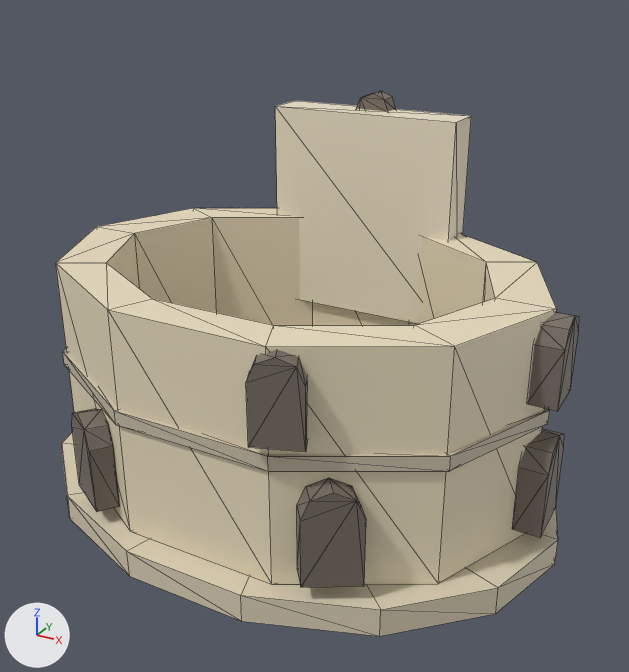
Two versions of the glTF model public/studio/v2.15.0/d_colosseum/model.glb, one commit apart.
Rendered twice from a camera (50 mm lens) standing at (4.55, -7.86, 5.97) and looking at (0.15, 0.14, 1.97). Every picture has the same lights, and +X, +Y and +Z are marked at lower left. The first picture is the older version. Mesh edges are drawn as thin lines. Where no turn or scale is listed for an object, it has been applied to the vertices.

In view in the first picture: 'part0', 'part1', 'part10', 'part11', 'part13', 'part2', 'part4', 'part8', 'part9' and 1 more.
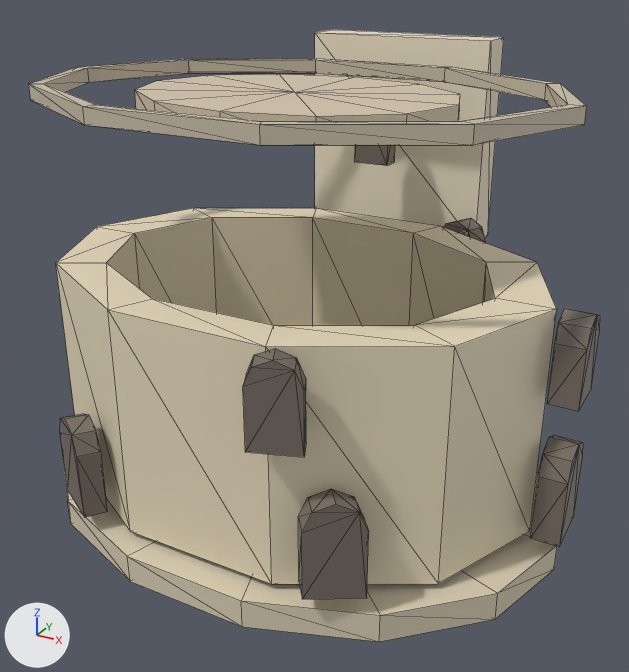
What differs and where, as boxes (x1, y1, x2, y2) in the pictures (629 x 672 px):
'part13', moved
    before: (275, 101, 471, 324)
    after: (315, 30, 504, 237)
'part2', moved
    before: (63, 349, 550, 472)
    after: (29, 59, 587, 145)
'part0', moved
    before: (62, 432, 558, 636)
    after: (63, 458, 557, 642)
'part3', moved (not visible before)
    after: (135, 74, 460, 121)
'part9', moved
    before: (297, 478, 366, 587)
    after: (298, 489, 369, 599)
'part4', moved
    before: (512, 428, 564, 538)
    after: (531, 435, 583, 547)
'part11', moved
    before: (528, 312, 579, 411)
    after: (547, 308, 600, 411)
'part8', moved
    before: (72, 409, 120, 512)
    after: (60, 414, 108, 518)

What changed in the scene script:
```text
Change me_geometry_0:
    used by ob_part0; location = (0.0, 0.0, 0.0)
    remove me_geometry_0.from_pydata(...)  # 30 vertices, 56 faces; spans x -3.15..3.15, y -2.33..2.33, z 0.0..0.32
    add me_geometry_0.from_pydata(...)  # 30 vertices, 56 faces; spans x -3.15..3.15, y -2.33..2.33, z -0.07..0.25
    me_geometry_0 part 1: the whole mesh is moved by (0.0, 0.0, -0.07)
Change me_geometry_2:
    used by ob_part2; location = (0.0, 0.0, 0.0)
    remove me_geometry_2.from_pydata(...)  # 40 vertices, 80 faces; spans x -2.9..2.9, y -2.1..2.1, z 1.64..1.8
    add me_geometry_2.from_pydata(...)  # 40 vertices, 80 faces; spans x -2.9..2.9, y -2.1..2.1, z 4.61..4.77
    me_geometry_2 part 2: the whole mesh is moved by (0.0, 0.0, 2.97)
Change me_geometry_3:
    used by ob_part3; location = (0.0, 0.0, 0.0)
    remove me_geometry_3.from_pydata(...)  # 26 vertices, 48 faces; spans x -1.75..1.75, y -1.33..1.33, z 0.4..0.64
    add me_geometry_3.from_pydata(...)  # 26 vertices, 48 faces; spans x -1.75..1.75, y -1.33..1.33, z 4.45..4.69
    me_geometry_3 part 3: the whole mesh is moved by (0.0, 0.0, 4.05)
Change me_geometry_4:
    used by ob_part4; location = (0.0, 0.0, 0.0)
    remove me_geometry_4.from_pydata(...)  # 14 vertices, 24 faces; spans x 2.73..3.03, y -0.3..0.3, z 0.5..1.55
    add me_geometry_4.from_pydata(...)  # 14 vertices, 24 faces; spans x 2.928..3.228, y -0.3..0.3, z 0.457..1.507
    me_geometry_4 part 4: the whole mesh is moved by (0.198, 0.0, -0.043)
Change me_geometry_8:
    used by ob_part8; location = (0.0, 0.0, 0.0)
    remove me_geometry_8.from_pydata(...)  # 14 vertices, 24 faces; spans x -1.775..-1.105, y -2.144..-1.647, z 0.5..1.55
    add me_geometry_8.from_pydata(...)  # 14 vertices, 24 faces; spans x -1.854..-1.184, y -2.248..-1.751, z 0.466..1.516
    me_geometry_8 part 5: the whole mesh is moved by (-0.079, -0.104, -0.034)
Change me_geometry_9:
    used by ob_part9; location = (0.0, 0.0, 0.0)
    remove me_geometry_9.from_pydata(...)  # 14 vertices, 24 faces; spans x 1.105..1.775, y -2.144..-1.647, z 0.5..1.55
    add me_geometry_9.from_pydata(...)  # 14 vertices, 24 faces; spans x 1.184..1.854, y -2.248..-1.751, z 0.466..1.516
    me_geometry_9 part 6: the whole mesh is moved by (0.079, -0.104, -0.034)
Change me_geometry_11:
    used by ob_part11; location = (0.0, 0.0, 0.0)
    remove me_geometry_11.from_pydata(...)  # 14 vertices, 24 faces; spans x 2.73..3.03, y -0.26..0.26, z 1.95..2.85
    add me_geometry_11.from_pydata(...)  # 14 vertices, 24 faces; spans x 2.926..3.226, y -0.26..0.26, z 2.002..2.902
    me_geometry_11 part 7: the whole mesh is moved by (0.196, 0.0, 0.052)
Change me_geometry_13:
    used by ob_part13; location = (0.0, 0.0, 0.0)
    remove me_geometry_13.from_pydata(...)  # 8 vertices, 12 faces; spans x -1.17..1.17, y 1.54..2.04, z 1.75..4.25
    add me_geometry_13.from_pydata(...)  # 8 vertices, 12 faces; spans x -1.17..1.17, y 2.55..3.05, z 2.54..5.04
    me_geometry_13 part 8: the whole mesh is moved by (0.0, 1.01, 0.79)
```
